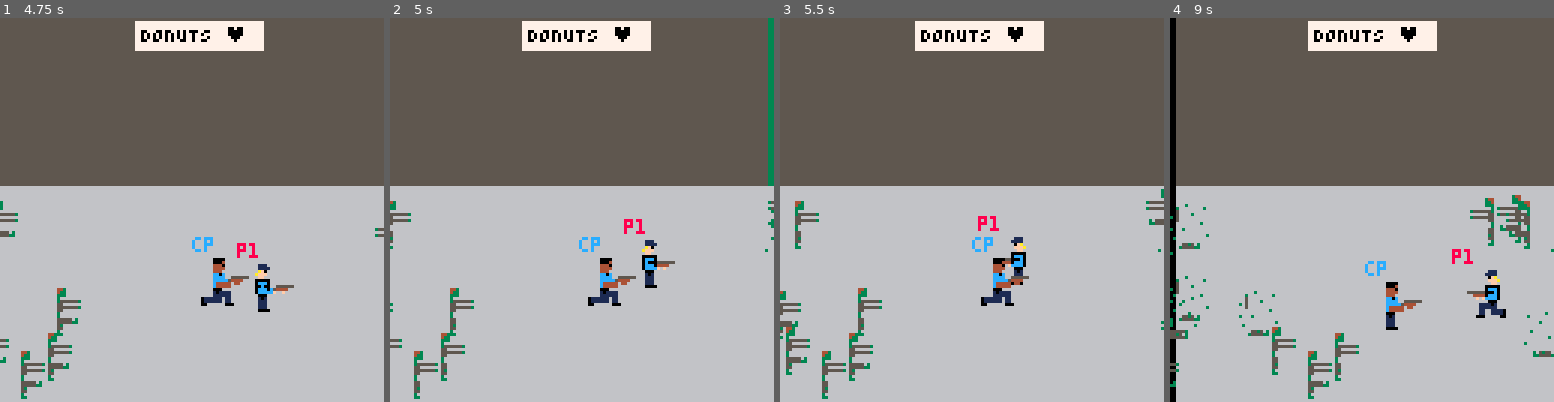
Above: before the commit, frames 1-4 (left to right).
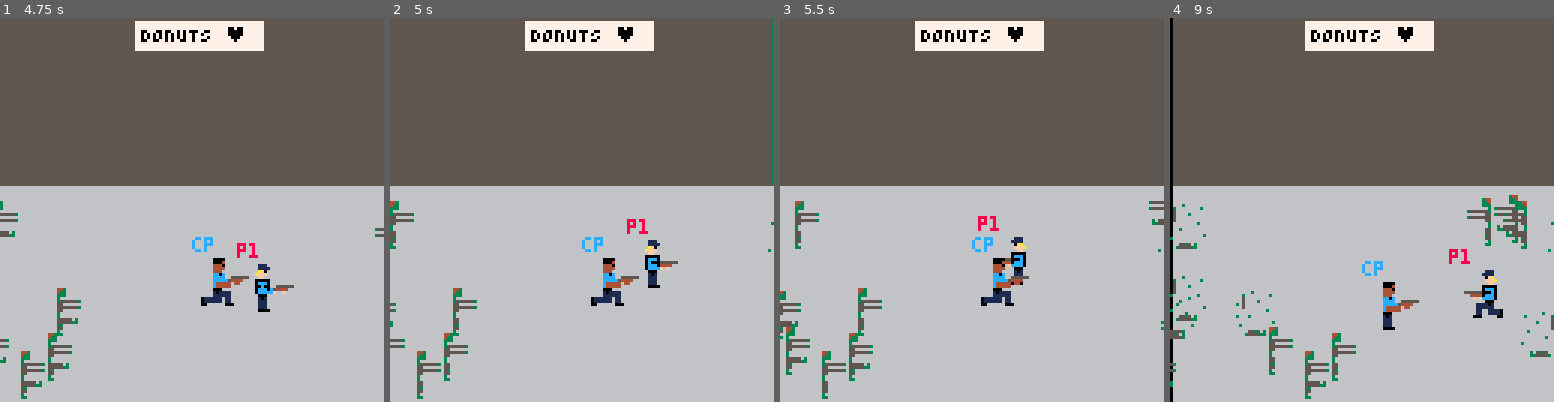
Above: after the commit, the same moments.

Repository: ryangrossGitHub/cnz2
Game: PICO-8 cartridge cnz2.p8
The game is run twice, just before and just after one commit, with the same random seed, the same clock (stepped at 60 frames per second) and the same inputs.
Inputs:
- Up to frame 1 (4.75 s): tap X (X key) at 0.33, 1.07, 1.85, 2.97, 4.08 s; tap O (Z key) at 0.7, 1.7, 2.1, 2.5, 2.9, 3.3, 3.7, 4.1, 4.5 s; hold Right 1.6-2.1 s; hold Up 2.15-2.42 s; hold Right 2.47-3.03 s; hold Left 3.08-3.58 s; hold Down 3.63-3.97 s; hold Right 4.02-4.68 s; hold Up from 4.73 s (still down)
- Up to frame 2 (5 s): keep holding Up; tap O (Z key) at 4.9 s
- Up to frame 3 (5.5 s): release Up at 5.03 s; hold Left from 5.08 s (still down); tap X (X key) at 5.2 s; tap O (Z key) at 5.3 s
- Up to frame 4 (9 s): release Left at 5.68 s; tap O (Z key) every 0.4 s from 5.7 to 8.9 s; hold Down 5.73-6.03 s; hold Right 6.08-6.58 s; tap X (X key) at 6.32, 7.43, 8.55 s; hold Right 6.63-7.13 s; hold Up 7.18-7.45 s; hold Right 7.5-8.07 s; hold Left 8.12-8.62 s; hold Down from 8.67 s (still down)

Frame 1 is identical in both runs. In frame 2, 2.8% of the frame differs, in the area x 0-100%, y 0-100%; in frame 3, less than 0.1%; in frame 4, 4.6%.

Commit message:
Updated sound track.

Diff:
--- a/src/enemies.lua
+++ b/src/enemies.lua
@@ -138,7 +138,7 @@
 function yeet(enemy)
 	if enemy.x < camera_x or enemy.x > camera_x + screen_size - 16 then
 		enemy_die(enemy, false, 0)
-		sfx(0)
+		sfx(11)
 	else
 		if enemy.yeet_animation_frame_count < enemy.yeet_animation_frame_delay * 0.5 then
 			-- pickup animation
--- a/src/players.lua
+++ b/src/players.lua
@@ -5,7 +5,7 @@
 init_player_y = 80
 
 camera_shake_offset = 0
-camera_shake_offset_amount = 3
+camera_shake_offset_amount = 2
 
 j = {
 	name = "jenn",
@@ -163,7 +163,7 @@
 				p2.sprite = p2.sprites.move_shoot_pistol
 			end
 
-			sfx(0)
+			sfx(11)
 			enemy_coll_detect(p2)
 		end
 	elseif p2.weapon == 1 then
@@ -176,7 +176,7 @@
 				p2.sprite = p2.sprites.move_shoot_shotgun
 			end
 
-			sfx(1)
+			sfx(12)
 
 			if p2.flip_sprite then
 				camera_x -= camera_shake_offset_amount
@@ -292,7 +292,7 @@
 						p.sprite = p.sprites.move_shoot_pistol
 					end
 
-					sfx(0)
+					sfx(11)
 					enemy_coll_detect(p)
 				end
 			elseif p.weapon == 1 then
@@ -305,7 +305,7 @@
 						p.sprite = p.sprites.move_shoot_shotgun
 					end
 
-					sfx(1)
+					sfx(12)
 					enemy_coll_detect(p)
 
 					if p.flip_sprite then
Not shown, changed: the music (__music__) section of cnz2.p8
Not shown, changed: the sound effects (__sfx__) section of cnz2.p8
Not shown, changed: the music (__music__) section of music.p8
Not shown, changed: the sound effects (__sfx__) section of music.p8
